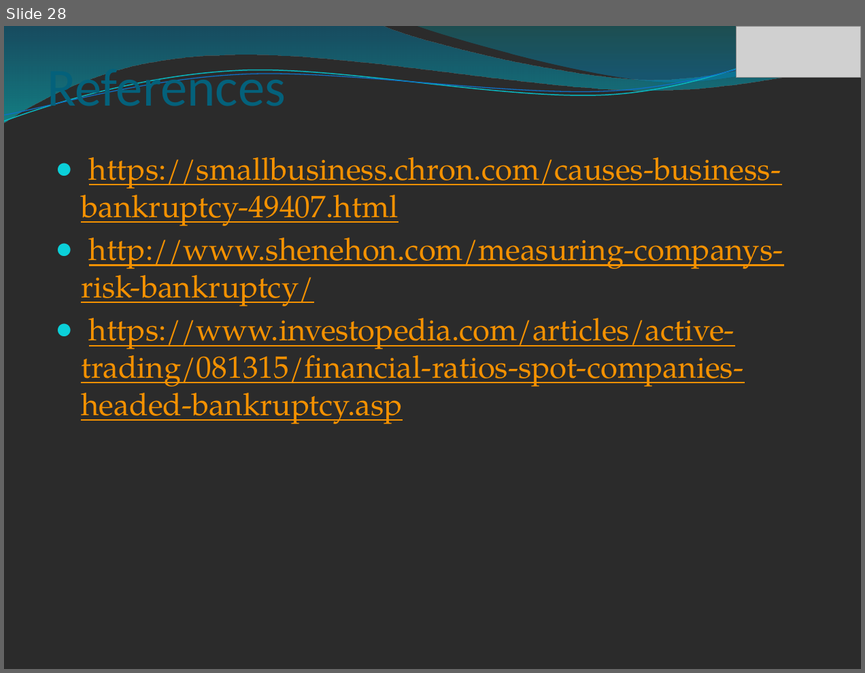
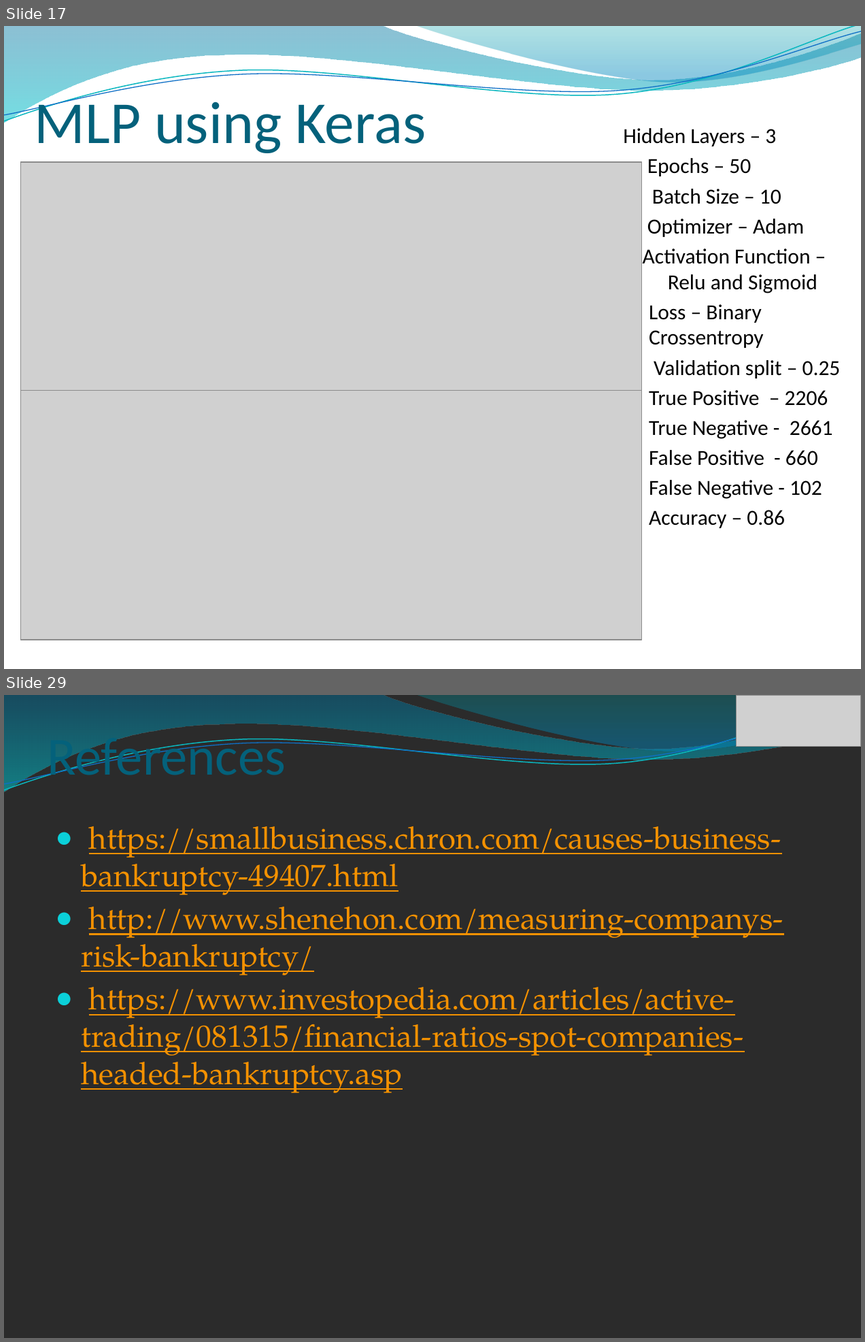
Before and after one commit to iamkuntaldinda/datasets-, a slide deck: Practicum 3.pptx. Shown one above the other, each under a label of ours: slide 28 before the commit, slides 17 and 29 after it; the slides between them are not shown. The pictures are 865x673 and 865x1342 pixels, drawn with LibreOffice and Linux fonts; fonts in the diff are those of the drawing; grey boxes stand for pictures; background and template pictures are left out; a plain dark background stands for a picture behind light text. Boxes give left, top, right and bottom in pixels: in the first picture for what was removed or moved away, otherwise in the second. Text is boxed around its words. In the diff, an @@ line names an element or a change of style, - is before the commit and + after.

```diff
--- a/Practicum 3.pptx
+++ b/Practicum 3.pptx
@@ slide 17 added at <box>4,26,861,669</box>, background picture (left out); not listed: 4 template elements that a slide beside it also shows @@
@@ title added at <box>35,93,426,153</box>, 50 pt, text #04617B @@
+MLP using Keras
@@ text added at <box>623,128,840,528</box>, 18 pt, text #000000 @@
+Hidden Layers – 3
+Epochs – 50
+Batch Size – 10
+Optimizer – Adam
+Activation Function – el Relu and Sigmoid
+● Loss – Binary Crossentropy
+● Validation split – 0.25
+● True Positive – 2206
+● True Negative - 2661
+● False Positive - 660
+● False Negative - 102
+● Accuracy – 0.86
@@ picture added at <box>21,162,641,412</box> @@
@@ picture added at <box>21,390,641,639</box> @@
@@ what was slide 28 is now slide 29 @@
```
Also in this commit, not shown: 10 slides changed, 7 other slides added, 7 slides removed, 2 other files.
